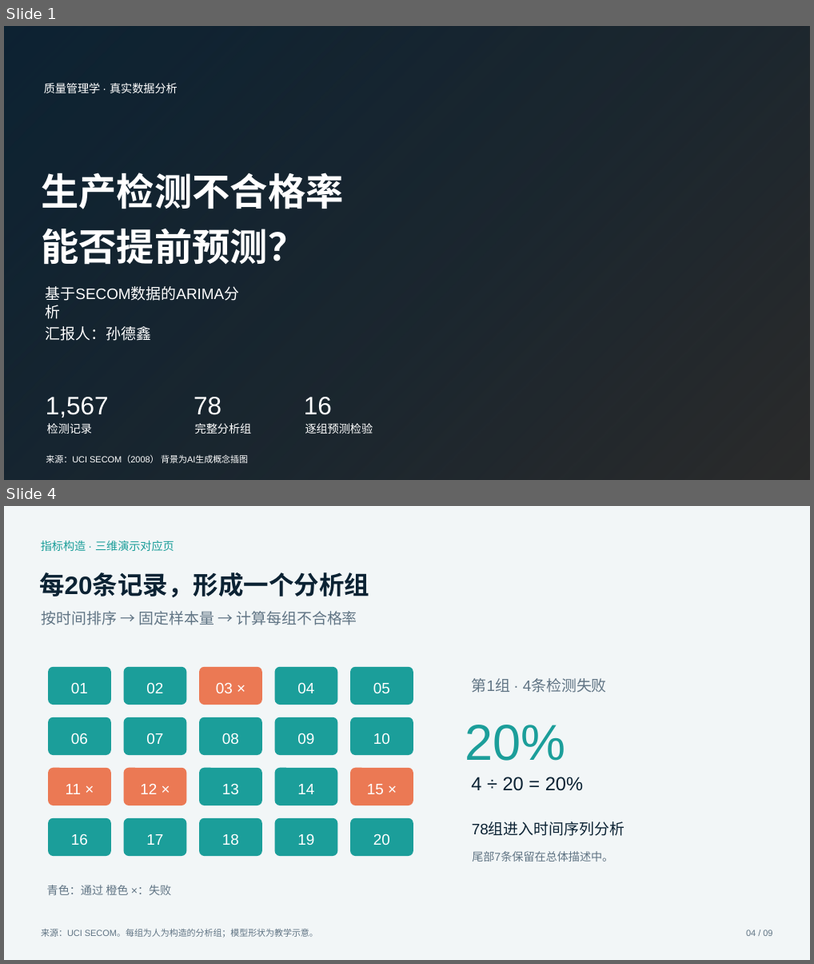
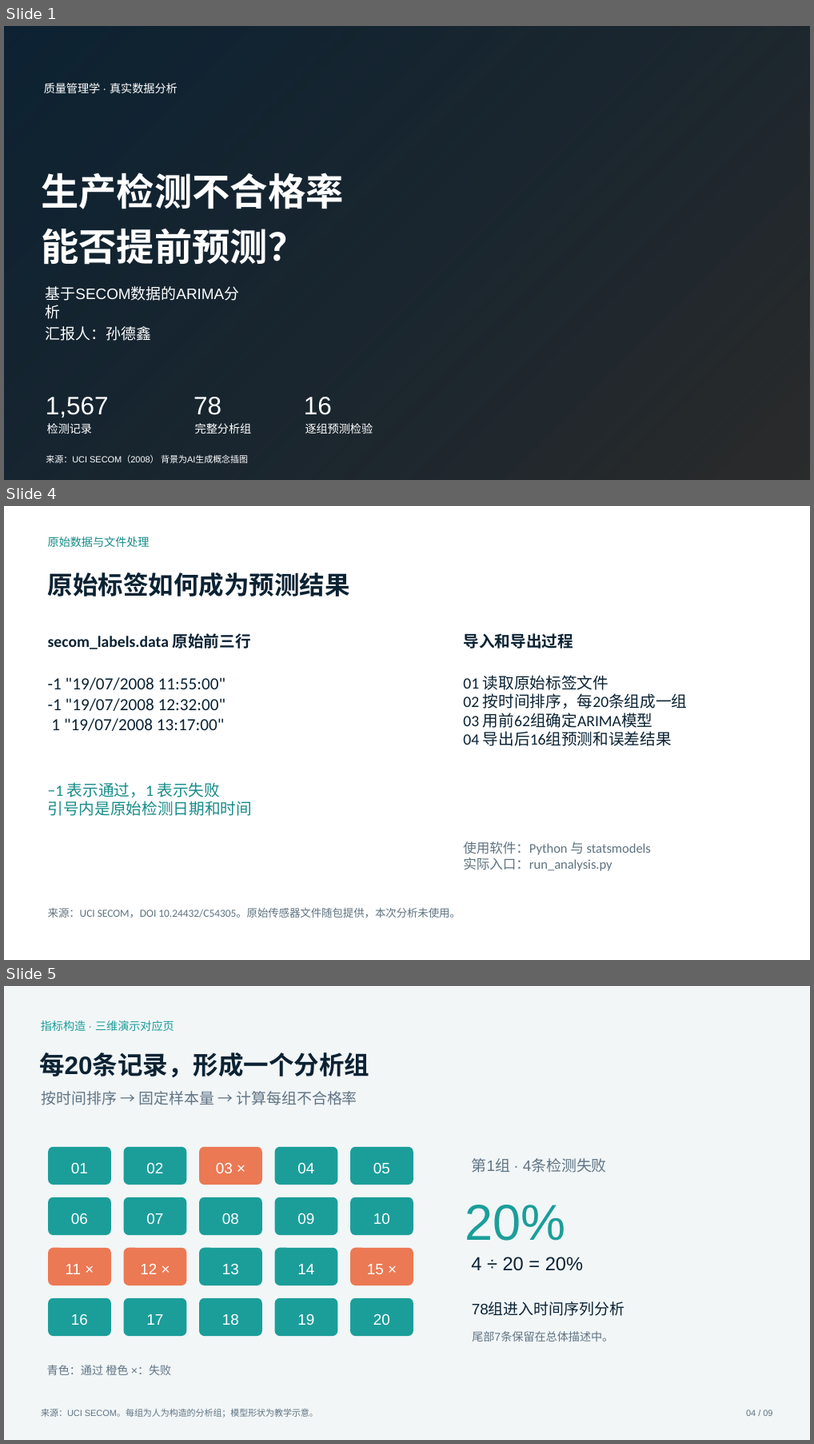
Before and after one commit to NCR2026/campus-tea-group-survey, a slide deck: quality-arima-sun/downloads/质量管理汇报_孙德鑫.pptx. Shown one above the other, each under a label of ours: slides 1 and 4 before the commit, slides 1, 4 and 5 after it; the slides between them are not shown. The pictures are 814x964 and 814x1444 pixels, drawn with LibreOffice and Linux fonts; fonts in the diff are those of the drawing; background and template pictures are left out; a plain dark background stands for a picture behind light text. Boxes give left, top, right and bottom in pixels: in the first picture for what was removed or moved away, otherwise in the second. Text is boxed around its words. In the diff, an @@ line names an element or a change of style, - is before the commit and + after.

Commit message:
Add six submission materials, raw data preview and embedded-video presentation

```diff
--- a/quality-arima-sun/downloads/质量管理汇报_孙德鑫.pptx
+++ b/quality-arima-sun/downloads/质量管理汇报_孙德鑫.pptx
@@ slide 4 added at [4,506,810,960], background #FFFFFF @@
@@ text added at [48,536,150,547], 13.5 pt, text #168C89 @@
+原始数据与文件处理
@@ text added at [48,572,350,596], 30 pt, text #0B2233, bold @@
+原始标签如何成为预测结果
@@ text added at [48,633,251,649], 18.8 pt, text #0B2233, bold @@
+secom_labels.data 原始前三行
@@ text added at [463,633,574,648], 18.8 pt, text #0B2233, bold @@
+导入和导出过程
@@ text added at [48,677,226,731], 20.2 pt, text #0B2233 @@
+-1 "19/07/2008 11:55:00"
+-1 "19/07/2008 12:32:00"
+1 "19/07/2008 13:17:00"
@@ text added at [463,675,688,746], 18.8 pt, text #0B2233 @@
+01 读取原始标签文件
+02 按时间排序，每20条组成一组
+03 用前62组确定ARIMA模型
+04 导出后16组预测和误差结果
@@ text added at [48,782,252,816], 18.8 pt, text #168C89 @@
+−1 表示通过，1 表示失败
+引号内是原始检测日期和时间
@@ text added at [463,841,651,871], 15.8 pt, text #5F7380 @@
+使用软件：Python 与 statsmodels
+实际入口：run_analysis.py
@@ text added at [48,907,461,917], 12.8 pt, text #5F7380 @@
+来源：UCI SECOM，DOI 10.24432/C54305。原始传感器文件随包提供，本次分析未使用。
@@ what was slide 4 is now slide 5 @@
```
Also in this commit, not shown: 7 slides changed, 1 other slide added, 12 other files.
